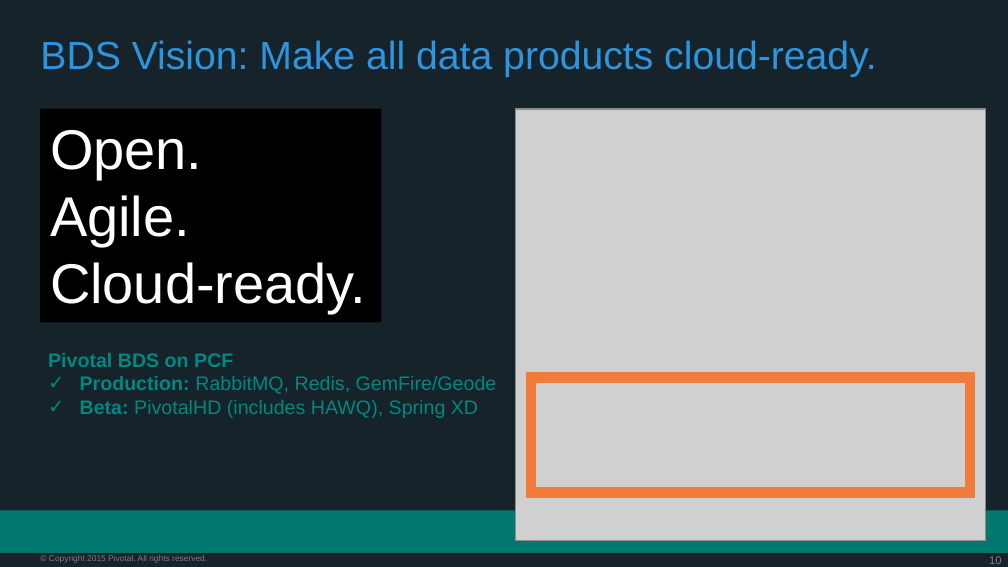
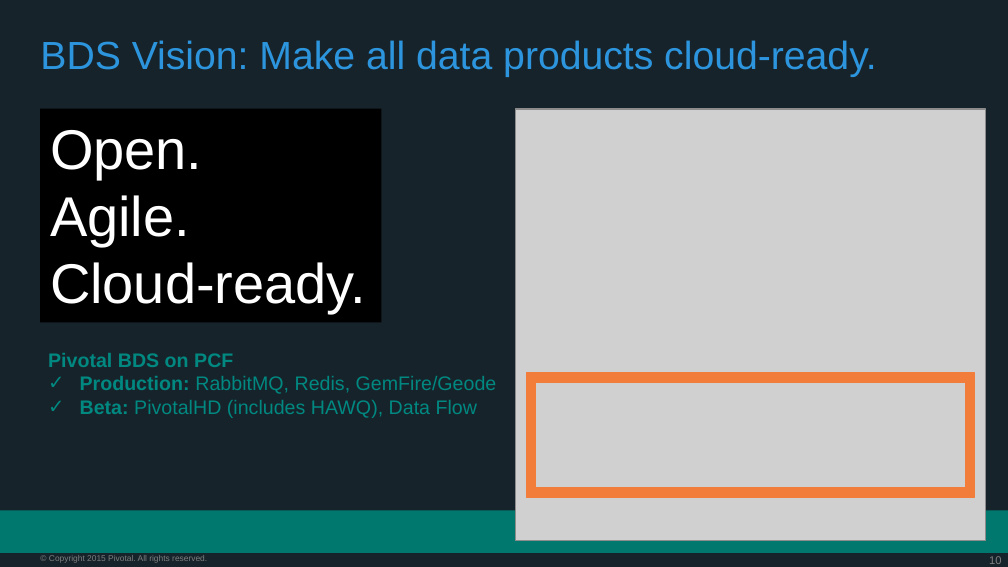
Before and after one commit to vmware-archive/PCF-Workshop-101, a slide deck: slide 10 of presentations/Session_4_Services_Overview.pptx. Drawn at 1008x567 pixels with LibreOffice and Linux fonts; fonts in the diff are those of the drawing; grey boxes stand for pictures; background and template pictures are left out. Boxes give left, top, right and bottom in pixels: in the first picture for what was removed or moved away, otherwise in the second. Text is boxed around its words. In the diff, an @@ line names an element or a change of style, - is before the commit and + after.

```diff
--- a/presentations/Session_4_Services_Overview.pptx
+++ b/presentations/Session_4_Services_Overview.pptx
@@ text at box(80, 400, 477, 418): text changed @@
-✓ Beta: PivotalHD (includes HAWQ), Spring XD
+✓ Beta: PivotalHD (includes HAWQ), Data Flow
```
Also in this commit, not shown: 3 other slides changed, 2 slides removed.
